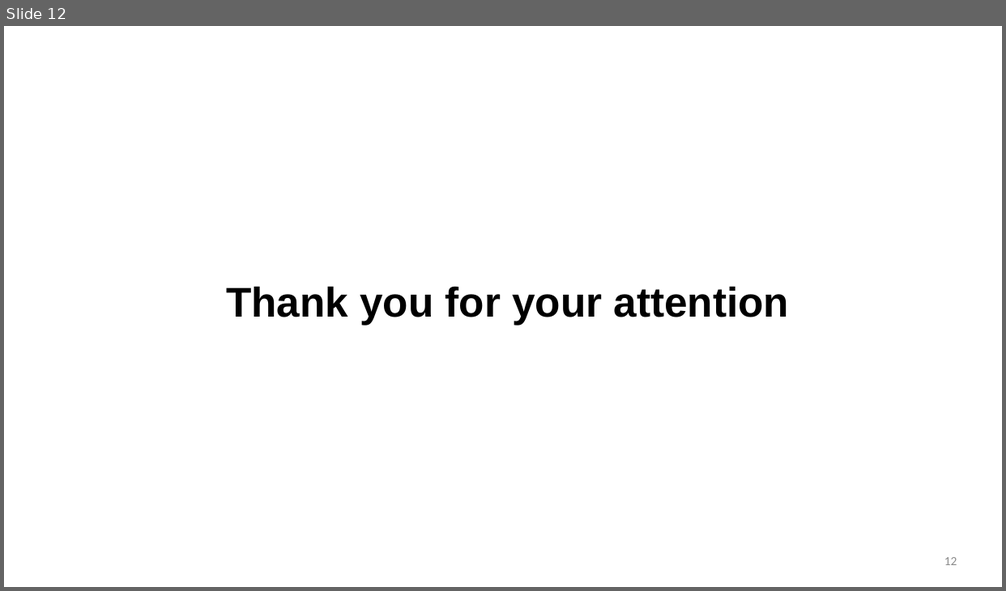
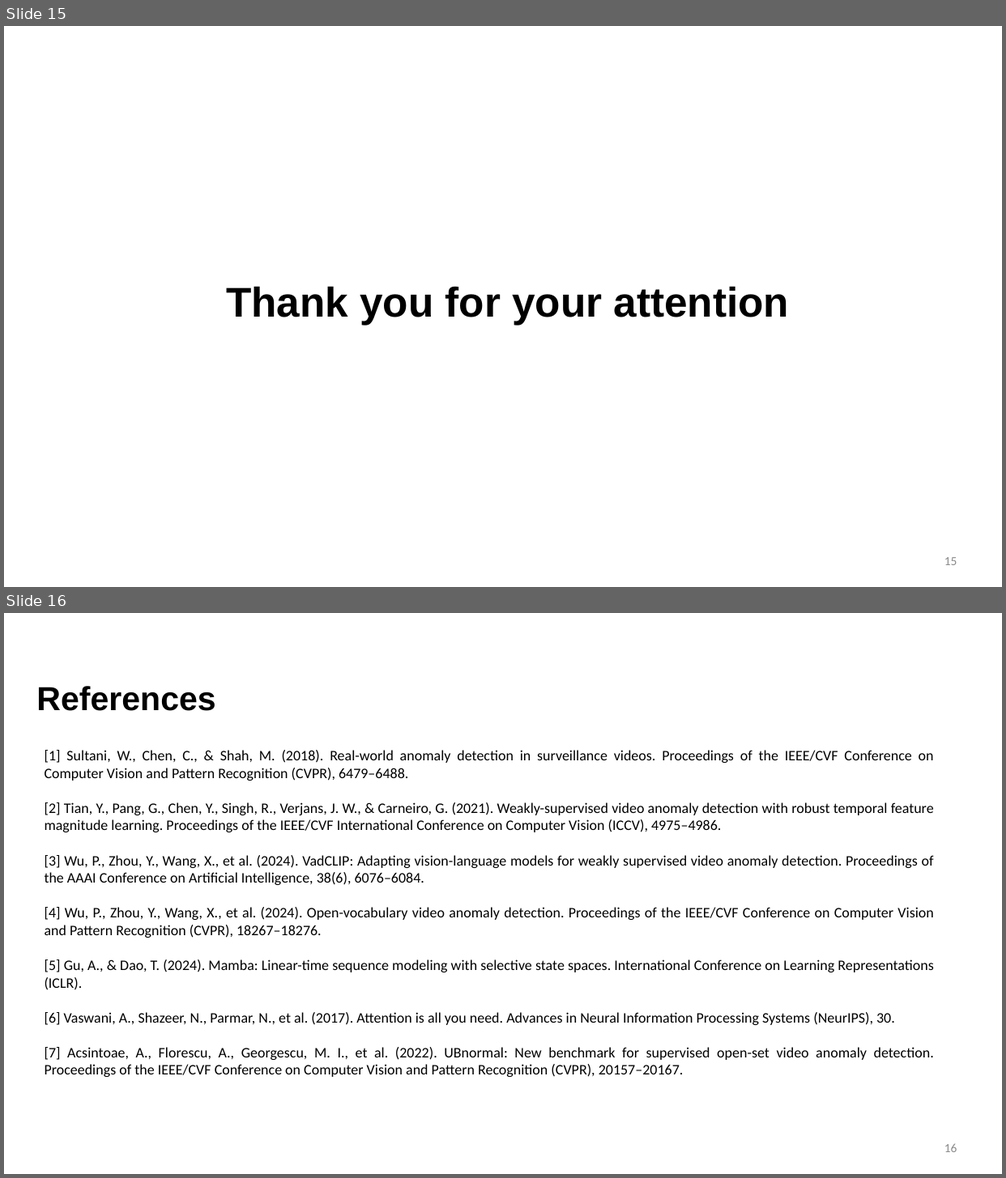
Before and after one commit to zeroxred/research, a slide deck: presentations/research_plan_wsvad_phd_english.pptx. Shown one above the other, each under a label of ours: slide 12 before the commit, slides 15 and 16 after it. The pictures are 1006x591 and 1006x1178 pixels, drawn with LibreOffice and Linux fonts; fonts in the diff are those of the drawing. Boxes give left, top, right and bottom in pixels: in the first picture for what was removed or moved away, otherwise in the second. Text is boxed around its words. In the diff, an @@ line names an element or a change of style, - is before the commit and + after.

```diff
--- a/presentations/research_plan_wsvad_phd_english.pptx
+++ b/presentations/research_plan_wsvad_phd_english.pptx
@@ slide 16 added at [4,613,1002,1174], background #FFFFFF @@
@@ text added at [36,686,215,711], 32 pt, text #000000, bold @@
+References
@@ text added at [44,750,934,1077], 14 pt, text #000000 @@
+[1] Sultani, W., Chen, C., & Shah, M. (2018). Real-world anomaly detection in surveillance videos. Proceedings of the IEEE/CVF Conference on Computer Vision and Pattern Recognition (CVPR), 6479–6488.
+[2] Tian, Y., Pang, G., Chen, Y., Singh, R., Verjans, J. W., & Carneiro, G. (2021). Weakly-supervised video anomaly detection with robust temporal feature magnitude learning. Proceedings of the IEEE/CVF International Conference on Computer Vision (ICCV), 4975–4986.
+[3] Wu, P., Zhou, Y., Wang, X., et al. (2024). VadCLIP: Adapting vision-language models for weakly supervised video anomaly detection. Proceedings of the AAAI Conference on Artificial Intelligence, 38(6), 6076–6084.
+[4] Wu, P., Zhou, Y., Wang, X., et al. (2024). Open-vocabulary video anomaly detection. Proceedings of the IEEE/CVF Conference on Computer Vision and Pattern Recognition (CVPR), 18267–18276.
+[5] Gu, A., & Dao, T. (2024). Mamba: Linear-time sequence modeling with selective state spaces. International Conference on Learning Representations (ICLR).
+[6] Vaswani, A., Shazeer, N., Parmar, N., et al. (2017). Attention is all you need. Advances in Neural Information Processing Systems (NeurIPS), 30.
+[7] Acsintoae, A., Florescu, A., Georgescu, M. I., et al. (2022). UBnormal: New benchmark for supervised open-set video anomaly detection. Proceedings of the IEEE/CVF Conference on Computer Vision and Pattern Recognition (CVPR), 20157–20167.
@@ page number added at [944,1144,957,1152], 12 pt, text #8C8C8C @@
+16
@@ what was slide 12 is now slide 15 @@
@@ page number at [944,557,957,565]: text changed @@
-12
+15
```
Also in this commit, not shown: 4 slides changed, 3 other slides added, 2 other files.
